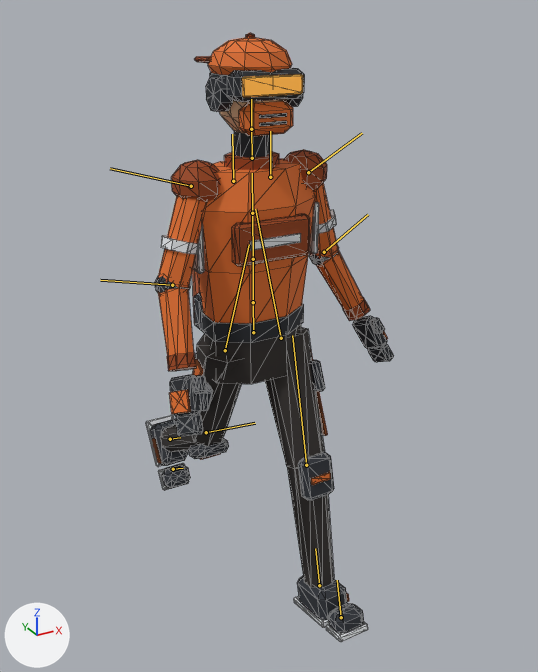
Two versions of the glTF model assets/models/players/orange_player_rigged.glb, one commit apart.
Before and after are seen from a 50 mm camera at (-0.992, -1.903, 1.908) aimed at (0.09, 0.065, 0.925). Arrows for +X, +Y and +Z are at lower left; the lights stay in place. The older version comes first. Both versions are drawn at frame 19 of the action 'Walk'; the numbers are the values there. The bones that change, and the others that lie on the model, are drawn over the model as lines. Mesh edges are drawn as thin lines.

Names of what the first picture shows: 'orange_player'.
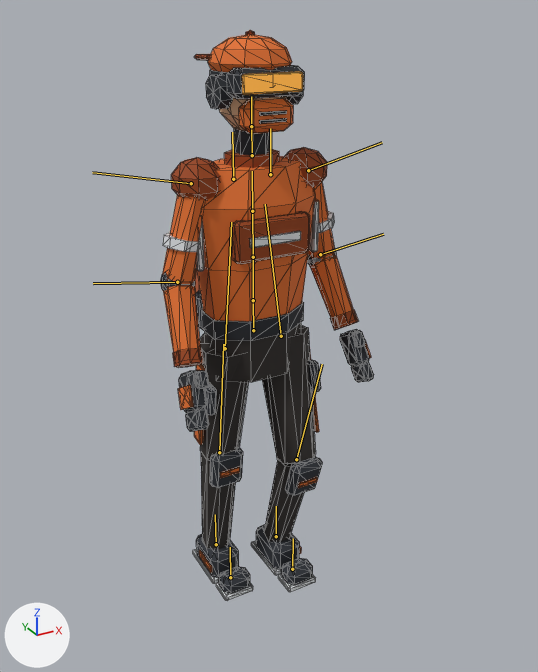
Location of each change, (x1, y1, x2, y2) in pixels of the pictures (538 x 672 px):
```json
{"object": "orange_player", "change": "posed", "before": [146, 33, 394, 642], "after": [161, 30, 374, 601], "on screen": "14% narrower, 6% shorter"}
{"bone": "Hips", "before": "(253, 332) to (253, 302)", "after": "(253, 330) to (253, 300)"}
{"bone": "LeftArm", "before": "(308, 172) to (362, 133)", "after": "(308, 170) to (382, 142)"}
{"bone": "LeftForeArm", "before": "(324, 252) to (368, 214)", "after": "(320, 254) to (383, 234)"}
{"bone": "RightArm", "before": "(191, 186) to (110, 168)", "after": "(191, 183) to (92, 172)"}
{"bone": "RightForeArm", "before": "(172, 285) to (100, 280)", "after": "(177, 282) to (93, 283)"}
{"bone": "LeftUpLeg", "before": "(281, 338) to (255, 209)", "after": "(281, 336) to (265, 204)"}
{"bone": "LeftLeg", "before": "(306, 465) to (292, 335)", "after": "(296, 459) to (322, 364)"}
{"bone": "LeftFoot", "before": "(319, 585) to (315, 548)", "after": "(276, 536) to (276, 506)"}
{"bone": "RightUpLeg", "before": "(225, 350) to (249, 244)", "after": "(225, 348) to (231, 222)"}
{"bone": "RightLeg", "before": "(206, 432) to (255, 423)", "after": "(219, 452) to (223, 344)"}
{"bone": "RightFoot", "before": "(170, 439) to (180, 437)", "after": "(216, 544) to (215, 514)"}
```

Edits to the scene script, one JSON object a line:
```json
{"block": "bone_hips", "where": "bone_hips = bpy.data.objects['Armature'].pose.bones['Hips']"}
{"op": "set", "path": "bone_hips.location", "old": "(0.0, 0.0, 0.0)", "new": "(0.0, 0.007, 0.0)"}
{"block": "bone_leftarm", "where": "bone_leftarm = bpy.data.objects['Armature'].pose.bones['LeftArm']  # child of 'LeftShoulder'"}
{"op": "set", "path": "bone_leftarm.rotation_quaternion", "old": "(0.797, -0.098, 0.135, -0.579)", "new": "(0.776, 0.0, 0.027, -0.627)", "note": "degrees (-18, 6, -73) -> degrees (-2, 2, -78)"}
{"block": "bone_leftforearm", "where": "bone_leftforearm = bpy.data.objects['Armature'].pose.bones['LeftForeArm']  # child of 'LeftArm'"}
{"op": "set", "path": "bone_leftforearm.rotation_quaternion", "old": "(0.976, 0.0, -0.216, 0.0)", "new": "(0.962, 0.0, -0.267, -0.041)", "note": "degrees (0, -25, 0) -> degrees (1, -31, -5)"}
{"block": "bone_rightarm", "where": "bone_rightarm = bpy.data.objects['Armature'].pose.bones['RightArm']  # child of 'RightShoulder'"}
{"op": "set", "path": "bone_rightarm.rotation_quaternion", "old": "(0.797, 0.098, 0.135, 0.579)", "new": "(0.776, 0.0, 0.027, 0.627)", "note": "degrees (18, 6, 73) -> degrees (2, 2, 78)"}
{"block": "bone_rightforearm", "where": "bone_rightforearm = bpy.data.objects['Armature'].pose.bones['RightForeArm']  # child of 'RightArm'"}
{"op": "set", "path": "bone_rightforearm.rotation_quaternion", "old": "(0.976, 0.0, 0.216, 0.0)", "new": "(0.967, 0.0, 0.25, 0.023)", "note": "degrees (0, 25, 0) -> degrees (1, 29, 3)"}
{"block": "bone_leftupleg", "where": "bone_leftupleg = bpy.data.objects['Armature'].pose.bones['LeftUpLeg']  # child of 'Hips'"}
{"op": "set", "path": "bone_leftupleg.rotation_quaternion", "old": "(0.976, -0.207, 0.0, 0.0)", "new": "(0.991, -0.13, 0.0, 0.0)", "note": "degrees (-24, 0, 0) -> degrees (-15, 0, 0)"}
{"block": "bone_leftleg", "where": "bone_leftleg = bpy.data.objects['Armature'].pose.bones['LeftLeg']  # child of 'LeftUpLeg'"}
{"op": "set", "path": "bone_leftleg.rotation_quaternion", "old": "(0.995, 0.092, 0.0, 0.0)", "new": "(0.957, 0.285, 0.0, 0.0)", "note": "degrees (11, 0, 0) -> degrees (33, 0, 0)"}
{"block": "bone_leftfoot", "where": "bone_leftfoot = bpy.data.objects['Armature'].pose.bones['LeftFoot']  # child of 'LeftLeg'"}
{"op": "set", "path": "bone_leftfoot.rotation_quaternion", "old": "(1.0, 0.0, 0.0, 0.0)", "new": "(0.984, -0.158, 0.0, 0.0)", "note": "degrees (0, 0, 0) -> degrees (-18, 0, 0)"}
{"block": "bone_rightupleg", "where": "bone_rightupleg = bpy.data.objects['Armature'].pose.bones['RightUpLeg']  # child of 'Hips'"}
{"op": "set", "path": "bone_rightupleg.rotation_quaternion", "old": "(0.976, 0.207, 0.0, 0.0)", "new": "(0.996, 0.079, 0.0, 0.0)", "note": "degrees (24, 0, 0) -> degrees (9, 0, 0)"}
{"block": "bone_rightleg", "where": "bone_rightleg = bpy.data.objects['Armature'].pose.bones['RightLeg']  # child of 'RightUpLeg'"}
{"op": "set", "path": "bone_rightleg.rotation_quaternion", "old": "(0.955, 0.296, 0.0, 0.0)", "new": "(0.999, -0.014, 0.0, 0.0)", "note": "degrees (34, 0, 0) -> degrees (-2, 0, 0)"}
{"block": "bone_rightfoot", "where": "bone_rightfoot = bpy.data.objects['Armature'].pose.bones['RightFoot']  # child of 'RightLeg'"}
{"op": "set", "path": "bone_rightfoot.rotation_quaternion", "old": "(1.0, 0.0, 0.0, 0.0)", "new": "(0.994, -0.065, 0.0, 0.0)", "note": "degrees (0, 0, 0) -> degrees (-7, 0, 0)"}
```
